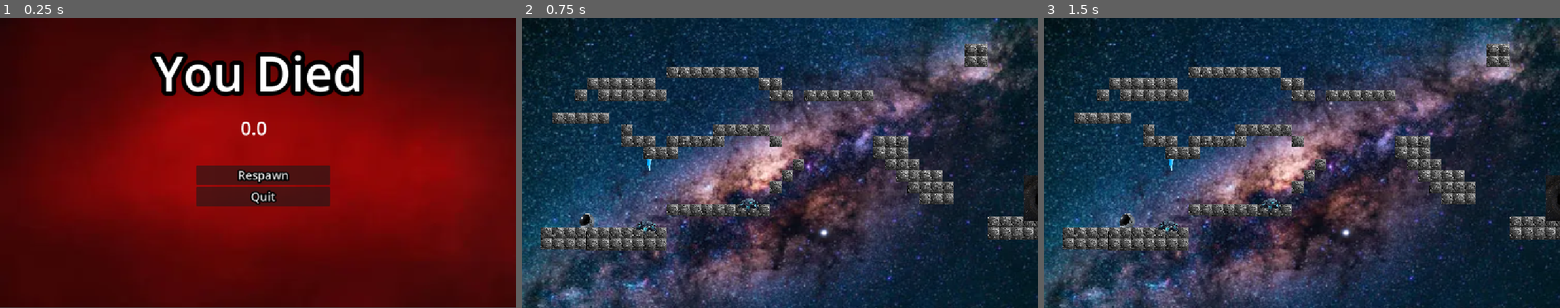
Above: before the commit, frames 1-3 (left to right).
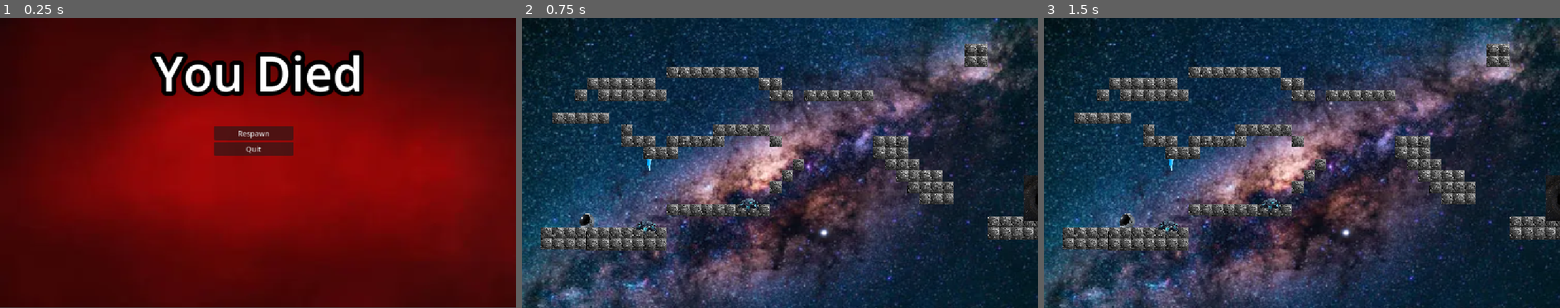
Above: after the commit, the same moments.

Repository: Wolferan/Haven-Game
Game: Godot game, scene res://death_screen.tscn
The game is run twice, just before and just after one commit, with the same random seed, the same clock (stepped at 60 frames per second) and the same inputs. This scene is started directly instead of the project's main scene.
Inputs:
- Up to frame 1 (0.25 s): no input
- Up to frame 2 (0.75 s): click "Respawn" at 0.5 s
- Up to frame 3 (1.5 s): tap Enter at 1.25 s; hold D (right) from 1.28 s (still down)

The runs differ from the first frame. In frame 1, 5.0% of the frame differs, in the area x 38-64%, y 35-65%; in frame 2, nothing differs; in frame 3, nothing differs.
Error before the commit: Invalid access to property or key 'minigames_done' on a base object of type 'Node (global.gd)'. (res://death_screen.gd:8)

Commit message:
deathscreen

Diff:
--- a/death_screen.gd
+++ b/death_screen.gd
@@ -1,31 +1,18 @@
 extends Node2D
-@onready var level: RichTextLabel = $Level
-@onready var timer: RichTextLabel = $Timer
 
-var time
-
+# Called when the node enters the scene tree for the first time.
 func _ready() -> void:
-	if Global.minigames_done < 3: # if you havent completed 3 minigames yet
-		Global.minigames_done = Global.minigames_done +1
-		get_tree().change_scene_to_file("res://scenes/minigame_" + str(Global.minigames_done) + ".tscn") # changes your scene by arranging this frankenstein path.
-# Above, your script is being told to go to the next minigame. If the
-# current minigame is Level 1, then you would be on minigame 1. If you
-# complete that level, you have the minigames_done add one, and then you
-# look for the scene titled `minigame_` and then whatever minigame number
-# should be next. Make sure you name your minigame saves appropriately.
-
-	else:
-		get_tree().change_scene_to_file("res://scenes/title_screen.tscn") # changes your scene
+	pass # Replace with function body.
 
 
-func _process(delta: float) -> void: # runs EVERY FRAME
+# Called every frame. 'delta' is the elapsed time since the previous frame.
+func _process(delta: float) -> void:
 	pass
-#these values, cool hack. by the way this is a horrid way to illustrate the
-#lives visually so later you can always find alternative code. Now, dw abt it.
+
 
 func _on_respawn_pressed() -> void:
+	Global.game_state = "play"
 	get_tree().change_scene_to_file("res://main.tscn")
 
-
-func _on_quitdeath_pressed() -> void:
+func _on_quit_pressed() -> void:
 	get_tree().quit()
--- a/death_screen.tscn
+++ b/death_screen.tscn
@@ -12,19 +12,6 @@
 scale = Vector2(2.308, 1.9414414)
 texture = ExtResource("1_if853")
 
-[node name="Timer" type="RichTextLabel" parent="." unique_id=2119607592]
-anchors_preset = -1
-anchor_left = 0.38300002
-anchor_top = 1.1700001
-anchor_right = 0.38300002
-anchor_bottom = 1.1700001
-offset_left = 526.0
-offset_top = 217.0
-offset_right = 608.0
-offset_bottom = 290.0
-theme_override_font_sizes/normal_font_size = 42
-text = " 0.0"
-
 [node name="Deathtext" type="RichTextLabel" parent="." unique_id=1915575369]
 clip_contents = false
 offset_left = 345.0
@@ -35,23 +22,20 @@
 theme_override_font_sizes/normal_font_size = 108
 text = "You Died"
 
-[node name="VBoxContainer" type="VBoxContainer" parent="." unique_id=1762880696]
-offset_left = 438.0
-offset_top = 329.0
-offset_right = 737.0
-offset_bottom = 424.0
+[node name="VBoxContainer" type="VBoxContainer" parent="." unique_id=507579809]
+offset_left = 478.0
+offset_top = 242.0
+offset_right = 655.0
+offset_bottom = 320.0
 
-[node name="Respawn" type="Button" parent="VBoxContainer" unique_id=541510755]
+[node name="Respawn" type="Button" parent="VBoxContainer" unique_id=2098842346]
 layout_mode = 2
-theme_override_constants/outline_size = 14
-theme_override_font_sizes/font_size = 26
 text = "Respawn"
 
-[node name="Quitdeath" type="Button" parent="VBoxContainer" unique_id=1926014310]
+[node name="Quit" type="Button" parent="VBoxContainer" unique_id=2024002200]
 layout_mode = 2
-theme_override_constants/outline_size = 14
-theme_override_font_sizes/font_size = 26
+theme_override_font_sizes/font_size = 16
 text = "Quit"
 
 [connection signal="pressed" from="VBoxContainer/Respawn" to="." method="_on_respawn_pressed"]
-[connection signal="pressed" from="VBoxContainer/Quitdeath" to="." method="_on_quitdeath_pressed"]
+[connection signal="pressed" from="VBoxContainer/Quit" to="." method="_on_quit_pressed"]
--- a/title_scene.tscn
+++ b/title_scene.tscn
@@ -31,6 +31,7 @@
 
 [node name="Start" type="Button" parent="VBoxContainer" unique_id=1874874545]
 layout_mode = 2
+theme_override_constants/outline_size = 14
 theme_override_font_sizes/font_size = 26
 text = "Start"
 icon_alignment = 1
@@ -38,6 +39,7 @@
 
 [node name="Quit" type="Button" parent="VBoxContainer" unique_id=1012416566]
 layout_mode = 2
+theme_override_constants/outline_size = 14
 theme_override_font_sizes/font_size = 26
 text = "Quit"
 
